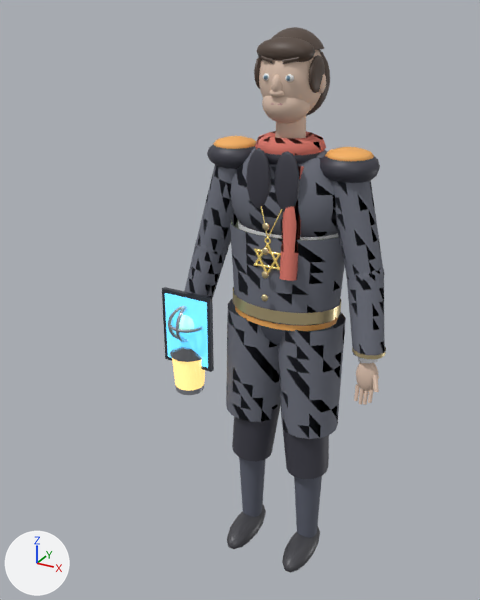
Renders of the glTF model app/src/main/assets/character/human.glb from each side of a commit.
Both versions are drawn from a 50 mm lens placed at (0.827, -1.812, 1.864), pointed at (-0.138, -0.058, 0.987). Arrows for +X, +Y and +Z are at lower left; the lights stay in place. The first picture is the older version. Where no turn or scale is listed for an object, it has been applied to the vertices.

Names of what the first picture shows: 'body', 'outfit_city', 'outfit_field', 'prop_lantern', 'prop_tablet' and 3 more.
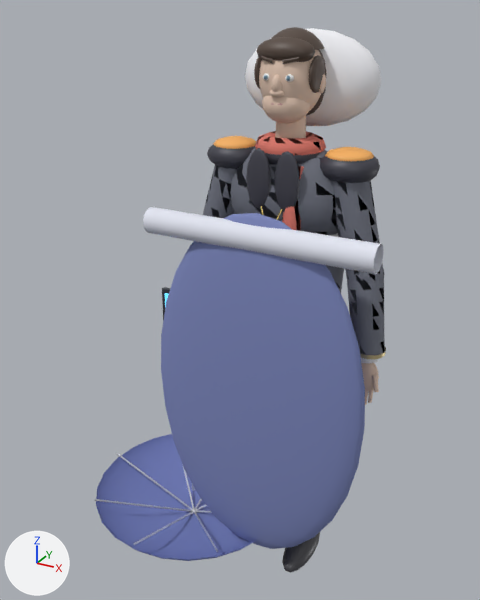
Boxes [x1, y1, x2, y2] around the edits, measured in the pictures (480 x 600 px):
'sleep_blanket', added: after [143, 207, 384, 549]
    faces in mat_blanket (blue #7c86bc): [161, 213, 365, 549]
    faces in mat_blanket_trim (white #e5e7f3): [143, 207, 384, 274]
'prop_umbrella', added: after [95, 434, 255, 561]
    faces in mat_umbrella_cloth (blue #6f7cbc): [96, 434, 255, 561]
    faces in mat_umbrella_rib (white #dadde5): [95, 453, 218, 552]
'sleep_pillow', added: after [245, 28, 381, 126]
'outfit_city', unchanged, covered by the edit: before [184, 145, 386, 439]; after [203, 145, 386, 359]
'outfit_field', unchanged, covered by the edit: before [213, 131, 374, 479]; after [213, 131, 374, 231]
'prop_tablet', unchanged, covered by the edit: before [162, 287, 214, 372]; after [162, 287, 170, 320]
'prop_lantern', unchanged, covered by the edit: before [170, 347, 205, 395]

Patch to the scene script:
```diff
--- a/app/src/main/assets/character/human.glb.py
+++ b/app/src/main/assets/character/human.glb.py
@@ mat_pillow @@
+mat_pillow = principled_material('pillow')
+mat_pillow.base_color = (0.9, 0.9, 0.94)  # white #f3f3f8
+mat_pillow.roughness = 0.9
@@ mat_blanket @@
+mat_blanket = principled_material('blanket')
+mat_blanket.base_color = (0.2, 0.24, 0.5)  # blue #7c86bc
+mat_blanket.roughness = 0.9
@@ mat_blanket_trim @@
+mat_blanket_trim = principled_material('blanket_trim')
+mat_blanket_trim.base_color = (0.78, 0.8, 0.9)  # white #e5e7f3
+mat_blanket_trim.roughness = 0.85
@@ mat_umbrella_cloth @@
+mat_umbrella_cloth = principled_material('umbrella_cloth')
+mat_umbrella_cloth.base_color = (0.16, 0.2, 0.5)  # blue #6f7cbc
+mat_umbrella_cloth.roughness = 0.7
@@ mat_umbrella_rib @@
+mat_umbrella_rib = principled_material('umbrella_rib')
+mat_umbrella_rib.base_color = (0.7, 0.72, 0.78)  # white #dadde5
+mat_umbrella_rib.metallic = 0.8
+mat_umbrella_rib.roughness = 0.35
@@ me_sleep_pillow @@
+me_sleep_pillow.from_pydata(...)  # 193 vertices, 380 faces; spans x -0.22..0.22, y 0.04..0.22, z 1.53..1.81
+me_sleep_pillow.materials.append(mat_pillow)  # white #f3f3f8
@@ me_sleep_blanket @@
+me_sleep_blanket.from_pydata(...)  # 327 vertices, 622 faces; spans x -0.36..0.36, y -0.269..-0.151, z 0.14..1.34
+# faces by material slot: [594, 28]
+me_sleep_blanket.materials.append(mat_blanket)  # blue #7c86bc
+me_sleep_blanket.materials.append(mat_blanket_trim)  # white #e5e7f3
@@ me_prop_umbrella @@
+me_prop_umbrella.from_pydata(...)  # 647 vertices, 1024 faces; spans x -0.369..0.369, y -0.369..0.369, z -0.793..0.054
+# faces by material slot: [384, 640]
+me_prop_umbrella.materials.append(mat_umbrella_cloth)  # blue #6f7cbc
+me_prop_umbrella.materials.append(mat_umbrella_rib)  # white #dadde5
@@ ob_sleep_pillow @@
+ob_sleep_pillow = bpy.data.objects.new('sleep_pillow', me_sleep_pillow)
+ob_sleep_pillow.location = (0.0, 0.0, 0.0)
@@ ob_sleep_blanket @@
+ob_sleep_blanket = bpy.data.objects.new('sleep_blanket', me_sleep_blanket)
+ob_sleep_blanket.location = (0.0, 0.0, 0.0)
@@ ob_prop_umbrella @@
+ob_prop_umbrella = bpy.data.objects.new('prop_umbrella', me_prop_umbrella)
+ob_prop_umbrella.location = (-0.312, -0.11, 0.84)
```
